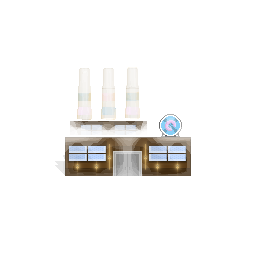
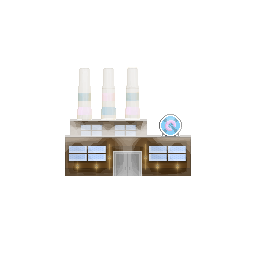
Two versions of the same layered image (256 x 256). Layer-by-layer changes:
added layer "Layer 12" (20%) above "Layer 11" over [65, 68, 191, 176]
painted on "Layer 7" over [55, 155, 65, 175]
